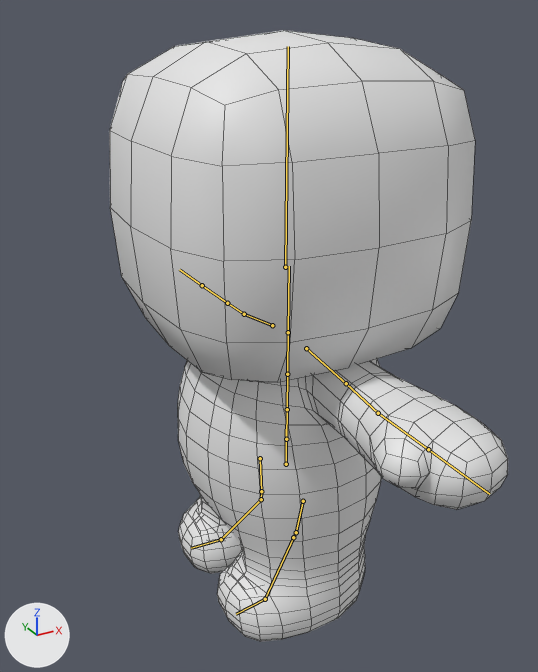
Renders of the FBX model assets/3D/models/people/char5.fbx from each side of a commit.
Before and after are seen from a 50 mm camera at (-0.979, -1.194, 1.611) aimed at (-0.068, 0.462, 0.783). Lighting does not change. The marker at lower left points along +X, +Y and +Z. The older version comes first. The bones that change, and the others that lie on the model, are drawn over the model as lines. Mesh edges are drawn as thin lines.
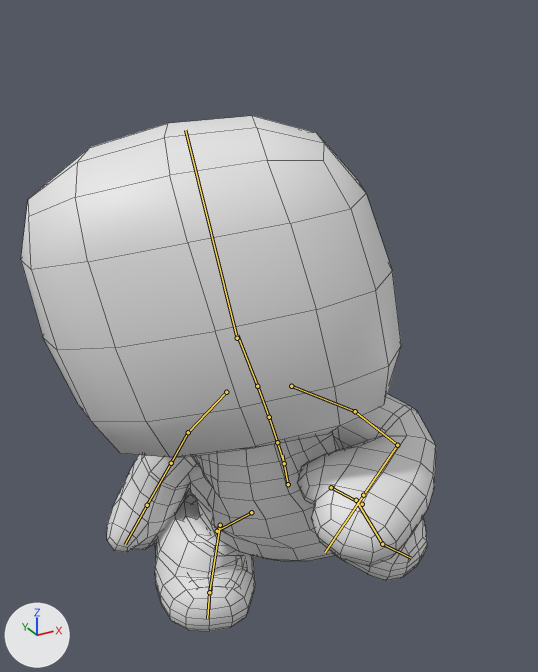
The newer file adds an action. The first version stands in its rest pose; the second is drawn at frame 7 of the action 'Armature|Armature|Armature|Armature|Armature|Armature|Armature|Armature|fail_01'.

Edits to the bpy script that builds the scene:
```text
Change bone_mixamorig_hips:
    where bone_mixamorig_hips = bpy.data.objects['Armature'].pose.bones['mixamorig:Hips']
    bone_mixamorig_hips.location: (0.0, 0.0, 0.0) -> (3.0, -32.0, 1.0)
    bone_mixamorig_hips.rotation_quaternion: (1.0, 0.0, 0.0, 0.0) -> (0.788, -0.034, 0.606, 0.104)  # degrees (0, 0, 0) -> degrees (15, 74, 27)
Change bone_mixamorig_spine:
    where bone_mixamorig_spine = bpy.data.objects['Armature'].pose.bones['mixamorig:Spine']  # child of 'mixamorig:Hips'
    bone_mixamorig_spine.rotation_quaternion: (1.0, 0.0, 0.0, 0.0) -> (0.987, -0.037, -0.13, 0.081)  # degrees (0, 0, 0) -> degrees (-6, -15, 10)
Change bone_mixamorig_spine1:
    where bone_mixamorig_spine1 = bpy.data.objects['Armature'].pose.bones['mixamorig:Spine1']  # child of 'mixamorig:Spine'
    bone_mixamorig_spine1.rotation_quaternion: (1.0, 0.0, 0.0, 0.0) -> (0.999, -0.011, -0.037, 0.001)  # degrees (0, 0, 0) -> degrees (-1, -4, 0)
Change bone_mixamorig_spine2:
    where bone_mixamorig_spine2 = bpy.data.objects['Armature'].pose.bones['mixamorig:Spine2']  # child of 'mixamorig:Spine1'
    bone_mixamorig_spine2.rotation_quaternion: (1.0, 0.0, 0.0, 0.0) -> (0.999, -0.012, -0.037, 0.0)  # degrees (0, 0, 0) -> degrees (-1, -4, 0)
Change bone_mixamorig_neck:
    where bone_mixamorig_neck = bpy.data.objects['Armature'].pose.bones['mixamorig:Neck']  # child of 'mixamorig:Spine2'
    bone_mixamorig_neck.rotation_quaternion: (1.0, 0.0, 0.0, 0.0) -> (1.0, -0.005, 0.026, 0.0)  # degrees (0, 0, 0) -> degrees (-1, 3, 0)
Change bone_mixamorig_head:
    where bone_mixamorig_head = bpy.data.objects['Armature'].pose.bones['mixamorig:Head']  # child of 'mixamorig:Neck'
    bone_mixamorig_head.rotation_quaternion: (1.0, 0.0, 0.0, 0.0) -> (0.899, 0.021, 0.206, -0.386)  # degrees (0, 0, 0) -> degrees (-8, 23, -48)
Change bone_mixamorig_leftshoulder:
    where bone_mixamorig_leftshoulder = bpy.data.objects['Armature'].pose.bones['mixamorig:LeftShoulder']  # child of 'mixamorig:Spine2'
    bone_mixamorig_leftshoulder.rotation_quaternion: (1.0, 0.0, 0.0, 0.0) -> (0.98, 0.097, 0.045, 0.169)  # degrees (0, 0, 0) -> degrees (12, 3, 20)
Change bone_mixamorig_leftarm:
    where bone_mixamorig_leftarm = bpy.data.objects['Armature'].pose.bones['mixamorig:LeftArm']  # child of 'mixamorig:LeftShoulder'
    bone_mixamorig_leftarm.rotation_quaternion: (1.0, 0.0, 0.0, 0.0) -> (0.987, 0.013, -0.072, 0.146)  # degrees (0, 0, 0) -> degrees (0, -8, 17)
Change bone_mixamorig_leftforearm:
    where bone_mixamorig_leftforearm = bpy.data.objects['Armature'].pose.bones['mixamorig:LeftForeArm']  # child of 'mixamorig:LeftArm'
    bone_mixamorig_leftforearm.rotation_quaternion: (1.0, 0.0, 0.0, 0.0) -> (0.772, 0.053, -0.035, 0.633)  # degrees (0, 0, 0) -> degrees (2, -7, 79)
Change bone_mixamorig_rightshoulder:
    where bone_mixamorig_rightshoulder = bpy.data.objects['Armature'].pose.bones['mixamorig:RightShoulder']  # child of 'mixamorig:Spine2'
    bone_mixamorig_rightshoulder.rotation_quaternion: (1.0, 0.0, 0.0, 0.0) -> (0.96, 0.239, -0.037, -0.138)  # degrees (0, 0, 0) -> degrees (28, 0, -16)
Change bone_mixamorig_rightarm:
    where bone_mixamorig_rightarm = bpy.data.objects['Armature'].pose.bones['mixamorig:RightArm']  # child of 'mixamorig:RightShoulder'
    bone_mixamorig_rightarm.rotation_quaternion: (1.0, 0.0, 0.0, 0.0) -> (0.972, 0.155, 0.176, 0.031)  # degrees (0, 0, 0) -> degrees (19, 19, 7)
Change bone_mixamorig_rightforearm:
    where bone_mixamorig_rightforearm = bpy.data.objects['Armature'].pose.bones['mixamorig:RightForeArm']  # child of 'mixamorig:RightArm'
    bone_mixamorig_rightforearm.rotation_quaternion: (1.0, 0.0, 0.0, 0.0) -> (0.998, 0.055, 0.004, -0.013)  # degrees (0, 0, 0) -> degrees (6, 1, -1)
Change bone_mixamorig_leftupleg:
    where bone_mixamorig_leftupleg = bpy.data.objects['Armature'].pose.bones['mixamorig:LeftUpLeg']  # child of 'mixamorig:Hips'
    bone_mixamorig_leftupleg.rotation_quaternion: (1.0, 0.0, 0.0, 0.0) -> (0.87, 0.409, -0.185, -0.204)  # degrees (0, 0, 0) -> degrees (53, -9, -31)
Change bone_mixamorig_leftleg:
    where bone_mixamorig_leftleg = bpy.data.objects['Armature'].pose.bones['mixamorig:LeftLeg']  # child of 'mixamorig:LeftUpLeg'
    bone_mixamorig_leftleg.rotation_quaternion: (1.0, 0.0, 0.0, 0.0) -> (0.04, -0.665, -0.029, 0.745)  # degrees (0, 0, 0) -> degrees (-41, 81, 139)
Change bone_mixamorig_leftfoot:
    where bone_mixamorig_leftfoot = bpy.data.objects['Armature'].pose.bones['mixamorig:LeftFoot']  # child of 'mixamorig:LeftLeg'
    bone_mixamorig_leftfoot.rotation_quaternion: (1.0, 0.0, 0.0, 0.0) -> (0.577, 0.809, -0.062, -0.092)  # degrees (0, 0, 0) -> degrees (109, 4, -12)
Change bone_mixamorig_lefttoebase:
    where bone_mixamorig_lefttoebase = bpy.data.objects['Armature'].pose.bones['mixamorig:LeftToeBase']  # child of 'mixamorig:LeftFoot'
    bone_mixamorig_lefttoebase.rotation_quaternion: (1.0, 0.0, 0.0, 0.0) -> (0.989, 0.142, -0.036, 0.027)  # degrees (0, 0, 0) -> degrees (16, -5, 3)
Change bone_mixamorig_rightupleg:
    where bone_mixamorig_rightupleg = bpy.data.objects['Armature'].pose.bones['mixamorig:RightUpLeg']  # child of 'mixamorig:Hips'
    bone_mixamorig_rightupleg.rotation_quaternion: (1.0, 0.0, 0.0, 0.0) -> (0.689, -0.65, 0.16, -0.279)  # degrees (0, 0, 0) -> degrees (-84, -8, -37)
Change bone_mixamorig_rightleg:
    where bone_mixamorig_rightleg = bpy.data.objects['Armature'].pose.bones['mixamorig:RightLeg']  # child of 'mixamorig:RightUpLeg'
    bone_mixamorig_rightleg.rotation_quaternion: (1.0, 0.0, 0.0, 0.0) -> (0.065, 0.707, -0.217, 0.67)  # degrees (0, 0, 0) -> degrees (65, -103, 92)
Change bone_mixamorig_rightfoot:
    where bone_mixamorig_rightfoot = bpy.data.objects['Armature'].pose.bones['mixamorig:RightFoot']  # child of 'mixamorig:RightLeg'
    bone_mixamorig_rightfoot.rotation_quaternion: (1.0, 0.0, 0.0, 0.0) -> (0.593, 0.745, 0.143, 0.269)  # degrees (0, 0, 0) -> degrees (99, -13, 33)
```

Boxes [x1, y1, x2, y2] around the edits, measured in the pictures (538 x 672 px):
'Cube.001', posed (16% shorter)
    before: [110, 30, 508, 642]
    after: [21, 116, 436, 632]
bone 'mixamorig:Hips', root to tip
    before: (286, 464) to (286, 429)
    after: (288, 484) to (282, 455)
bone 'mixamorig:Spine', root to tip
    before: (286, 439) to (287, 409)
    after: (284, 463) to (277, 442)
bone 'mixamorig:Spine1', root to tip
    before: (287, 409) to (287, 374)
    after: (277, 442) to (269, 417)
bone 'mixamorig:Spine2', root to tip
    before: (287, 374) to (288, 328)
    after: (269, 417) to (256, 383)
bone 'mixamorig:Neck', root to tip
    before: (288, 332) to (289, 266)
    after: (257, 386) to (237, 335)
bone 'mixamorig:Head', root to tip
    before: (285, 267) to (288, 46)
    after: (237, 338) to (185, 130)
bone 'mixamorig:LeftShoulder', root to tip
    before: (306, 348) to (346, 383)
    after: (291, 386) to (355, 411)
bone 'mixamorig:LeftArm', root to tip
    before: (346, 383) to (378, 413)
    after: (355, 411) to (397, 445)
bone 'mixamorig:LeftForeArm', root to tip
    before: (378, 413) to (428, 449)
    after: (397, 445) to (363, 495)
bone 'mixamorig:RightShoulder', root to tip
    before: (272, 325) to (244, 314)
    after: (226, 392) to (188, 432)
bone 'mixamorig:RightArm', root to tip
    before: (244, 314) to (227, 303)
    after: (188, 432) to (171, 463)
bone 'mixamorig:RightForeArm', root to tip
    before: (227, 303) to (202, 285)
    after: (171, 463) to (147, 505)
bone 'mixamorig:LeftUpLeg', root to tip
    before: (303, 501) to (296, 532)
    after: (331, 487) to (362, 504)
bone 'mixamorig:LeftLeg', root to tip
    before: (296, 532) to (293, 537)
    after: (362, 504) to (356, 500)
bone 'mixamorig:LeftFoot', root to tip
    before: (293, 537) to (265, 599)
    after: (356, 500) to (382, 544)
bone 'mixamorig:LeftToeBase', root to tip
    before: (265, 599) to (236, 614)
    after: (382, 544) to (411, 558)
bone 'mixamorig:RightUpLeg', root to tip
    before: (260, 458) to (261, 491)
    after: (251, 512) to (217, 531)
bone 'mixamorig:RightLeg', root to tip
    before: (261, 491) to (261, 499)
    after: (217, 531) to (220, 525)
bone 'mixamorig:RightFoot', root to tip
    before: (261, 499) to (221, 539)
    after: (220, 525) to (209, 592)
